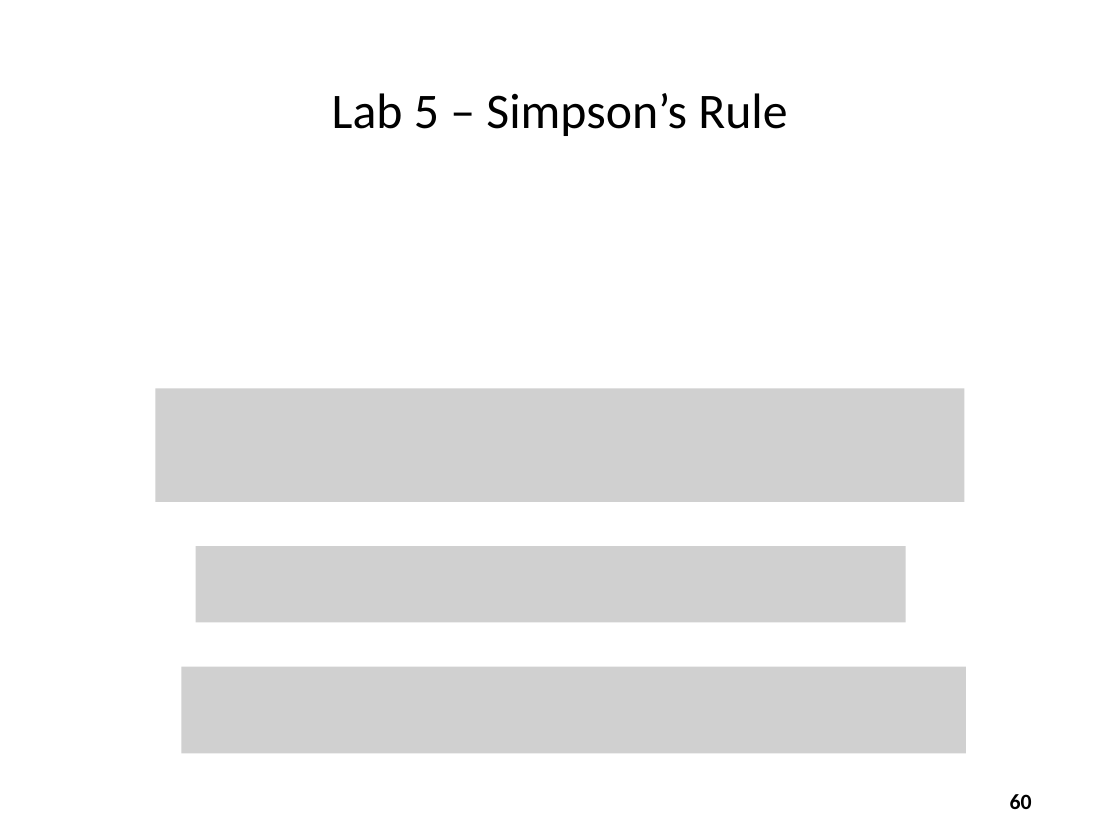
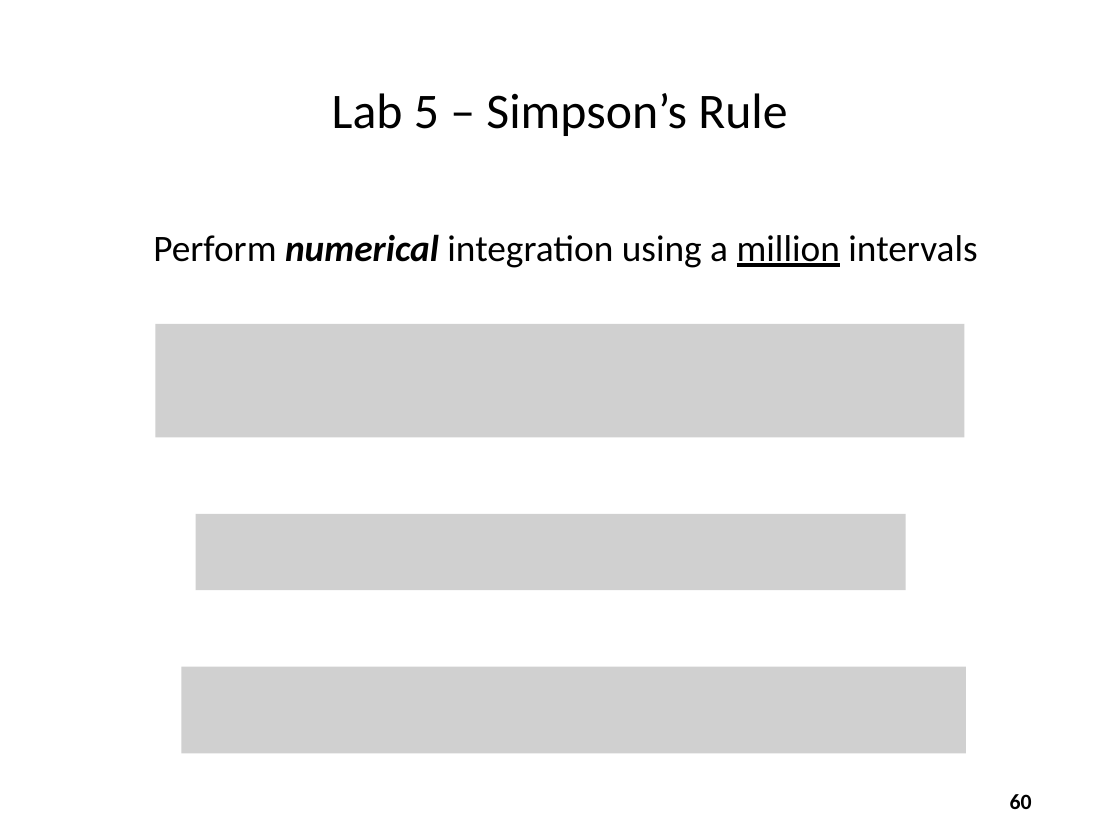
Before and after one commit to dbiersach/scicomp301-cpp-linux, a slide deck: slide 60 of session03/Session 03 - Loops, Conditionals, Modulus.pptx. Drawn at 1120x840 pixels with LibreOffice and Linux fonts; fonts in the diff are those of the drawing; grey boxes stand for pictures. Boxes give left, top, right and bottom in pixels: in the first picture for what was removed or moved away, otherwise in the second. Text is boxed around its words. In the diff, an @@ line names an element or a change of style, - is before the commit and + after.

```diff
--- a/session03/Session 03 - Loops, Conditionals, Modulus.pptx
+++ b/session03/Session 03 - Loops, Conditionals, Modulus.pptx
@@ text added at (153, 234, 977, 268), 24 pt, text #000000 @@
+Perform numerical integration using a million intervals
@@ picture: place and size @@
-picture at (156, 389, 964, 502)
+picture at (156, 324, 964, 437)
@@ picture: place and size @@
-picture at (196, 547, 906, 623)
+picture at (196, 514, 906, 590)
```
Also in this commit, not shown: 11 other slides changed, 1 slide removed, 1 other file.
